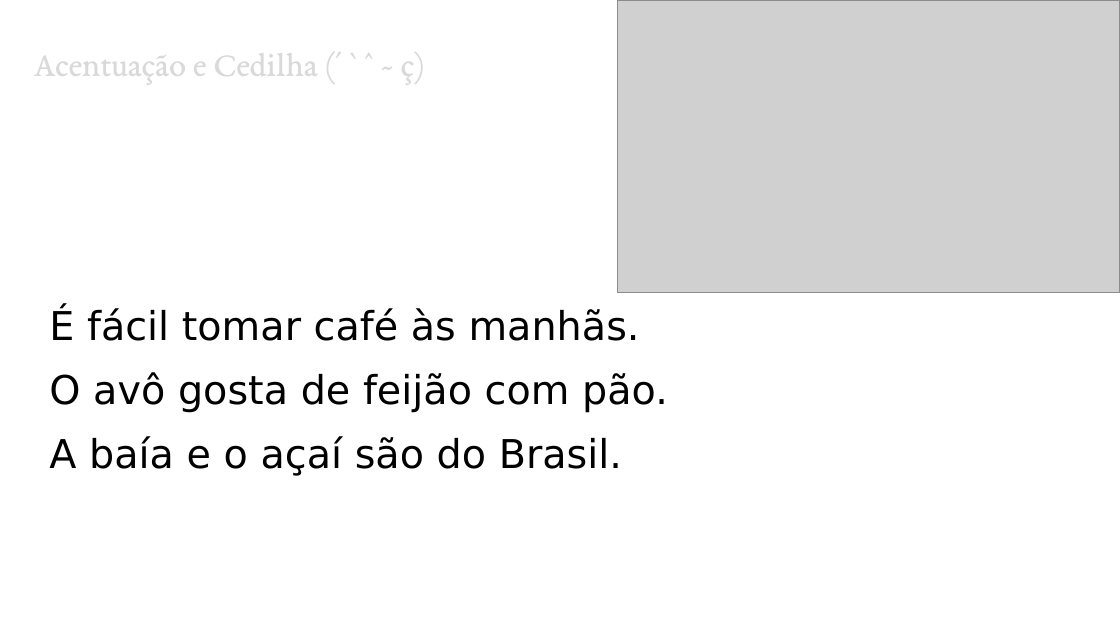
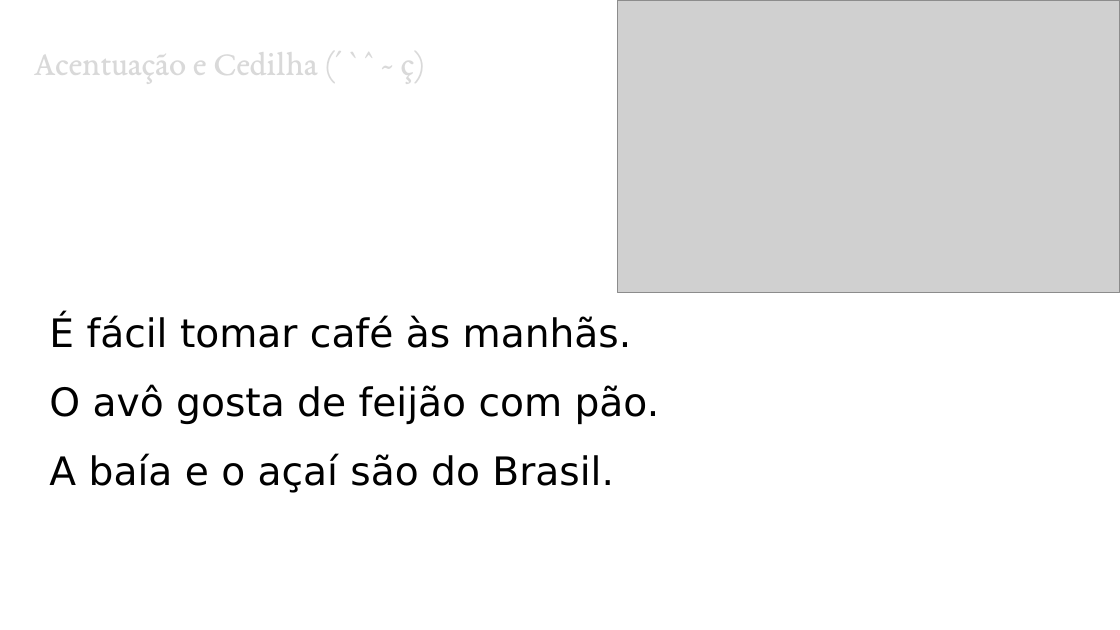
Before and after one commit to Eridhonson/professor, a slide deck: slide 6 of Windows/Windows - Aula 3 - Digitação no Teclado ABNT2.pptx (slide 4 before the commit). Drawn at 1120x630 pixels with LibreOffice and Linux fonts; fonts in the diff are those of the drawing; grey boxes stand for pictures. Boxes give left, top, right and bottom in pixels: in the first picture for what was removed or moved away, otherwise in the second. Text is boxed around its words. In the diff, an @@ line names an element or a change of style, - is before the commit and + after.

```diff
--- a/Windows/Windows - Aula 3 - Digitação no Teclado ABNT2.pptx
+++ b/Windows/Windows - Aula 3 - Digitação no Teclado ABNT2.pptx
@@ text "É fácil tomar café às ..." at (49,315,660,493): size 25.5 to 25.2 pt; line spacing 0.95 to 1.09 @@
```
Also in this commit, not shown: 3 other slides changed, 3 slides added.
